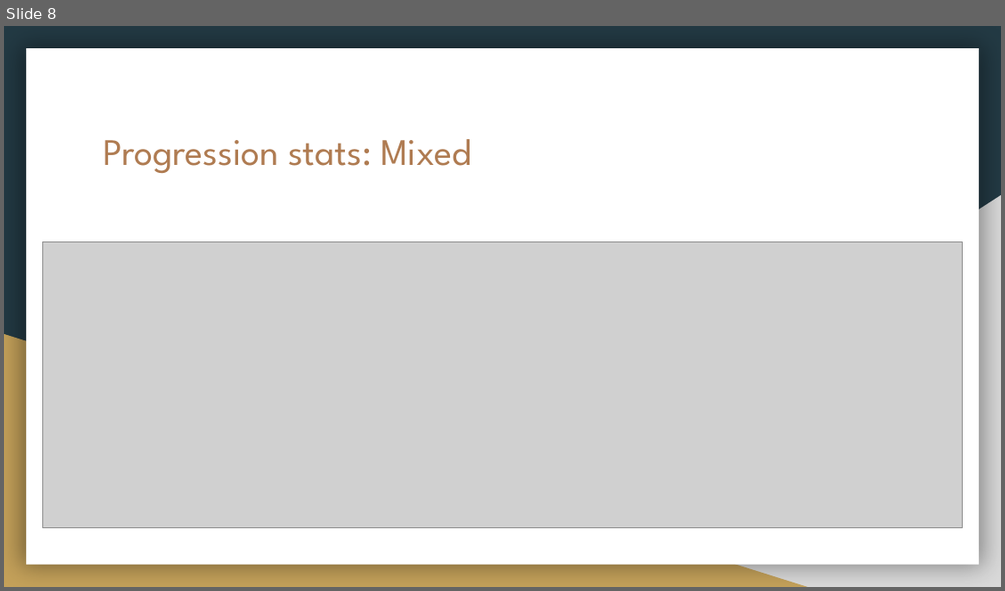
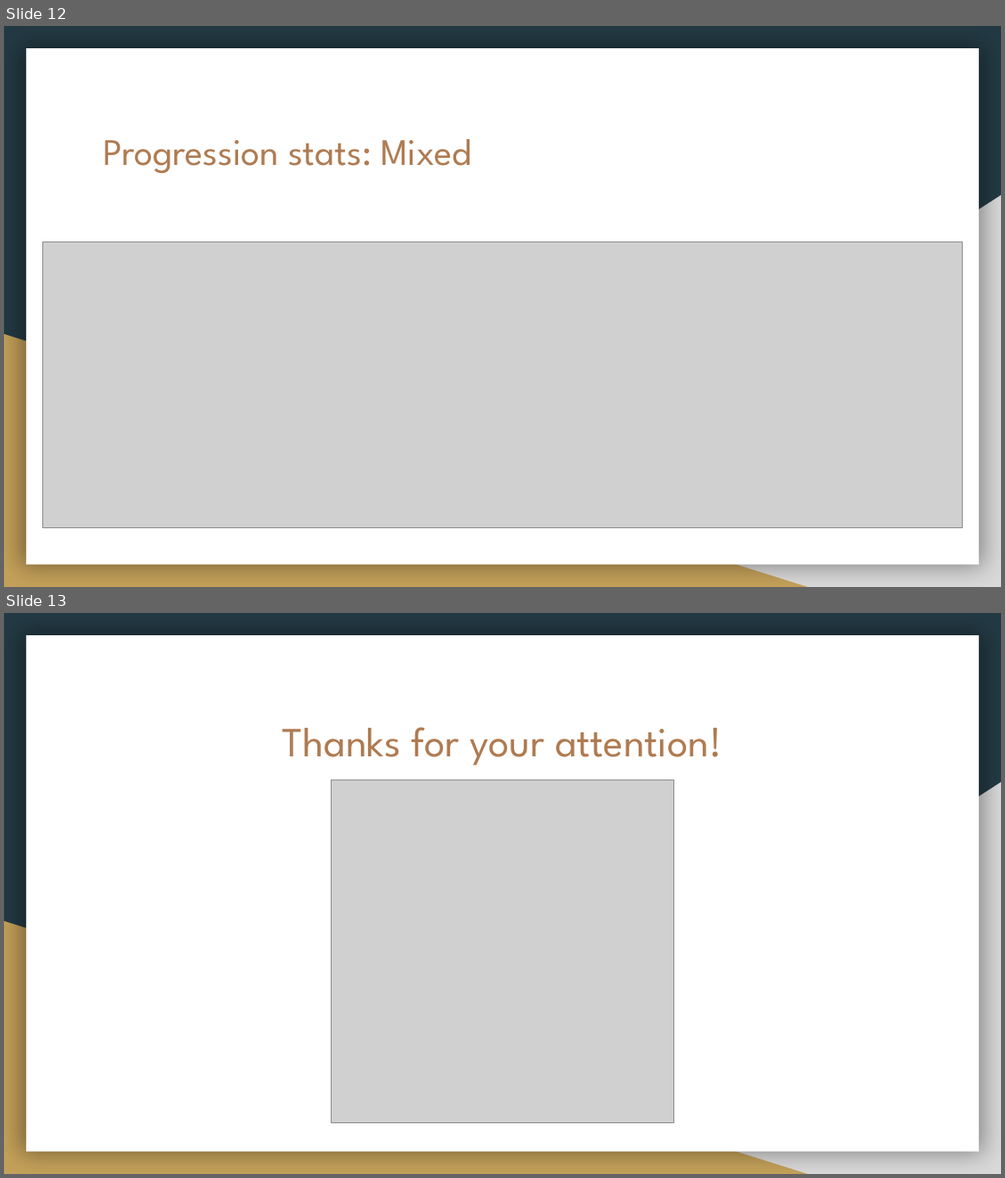
Before and after one commit to Football-Analytics-UCU/Liverpool, a slide deck: match report.pptx. Shown one above the other, each under a label of ours: slide 8 before the commit, slides 12 and 13 after it. The pictures are 1005x591 and 1005x1178 pixels, drawn with LibreOffice and Linux fonts; fonts in the diff are those of the drawing; grey boxes stand for pictures. Boxes give left, top, right and bottom in pixels: in the first picture for what was removed or moved away, otherwise in the second. Text is boxed around its words. In the diff, an @@ line names an element or a change of style, - is before the commit and + after.

```diff
--- a/match report.pptx
+++ b/match report.pptx
@@ slide 13 added at (4,613,1001,1174), background #233A44; not listed: 3 template elements that a slide beside it also shows @@
@@ title added at (283,727,722,765), 30 pt, text #AF7B51 @@
+Thanks for your attention!
@@ picture added at (331,779,674,1122) @@
@@ what was slide 8 is now slide 12 @@
```
Also in this commit, not shown: 5 other slides added, 4 slides removed, 5 other files.
